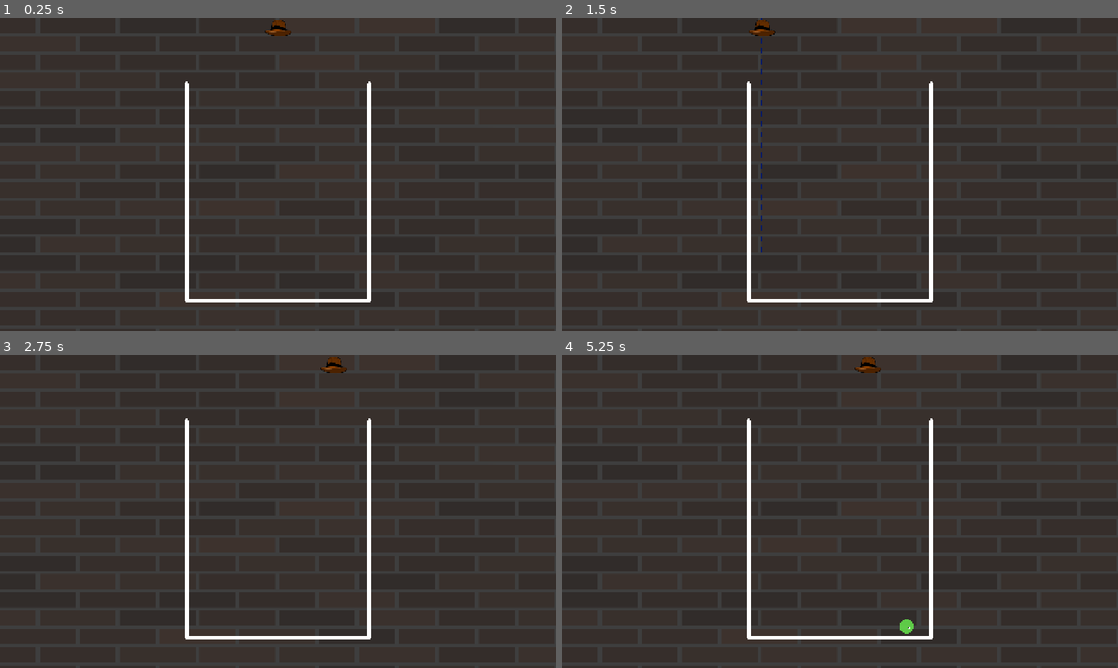
Above: before the commit, frames 1-4 (two rows, left to right).
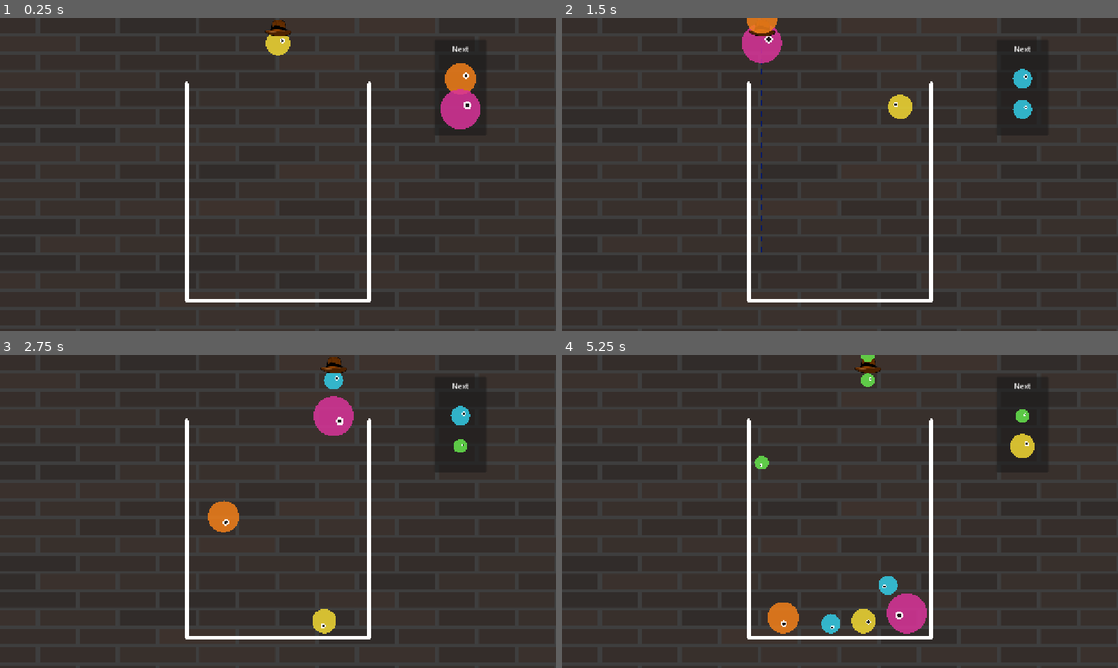
Above: after the commit, the same moments.

Repository: broli/oozecrawler
Game: Godot game, scene res://scenes/Core/main.tscn
Two runs of this game, one before a commit and one after it. Both use one fixed random seed, a clock stepped at 60 frames per second and the inputs below. The project has no main scene, so this scene is started directly.
Inputs (mouse positions are in pixels of both pictures, inside the frame that each line leads up to):
- Up to frame 1 (0.25 s): no input
- Up to frame 2 (1.5 s): tap Enter at 0.5 s; move the mouse to (962, 158) at 0.52 s; click (962, 158) at 0.67 s; move the mouse to (728, 190) at 1.27 s; click (728, 190) at 1.42 s
- Up to frame 3 (2.75 s): move the mouse to (333, 442) at 2.02 s; click (333, 442) at 2.17 s
- Up to frame 4 (5.25 s): move the mouse to (812, 574) at 2.77 s; click (812, 574) at 2.92 s; move the mouse to (1006, 558) at 3.52 s; click (1006, 558) at 3.67 s; move the mouse to (673, 464) at 4.27 s; click (673, 464) at 4.42 s; move the mouse to (867, 511) at 5.02 s; click (867, 511) at 5.17 s

The runs differ from the first frame. In frame 1, 1.4% of the frame differs, in the area x 47-87%, y 5-36%; in frame 2, 1.4%; in frame 3, 1.9%; in frame 4, 2.4%, in the area x 34-85%, y 0-90%.
Error before the commit: Attempt to call function 'update_queue' in base 'null instance' on a null instance. (res://scripts/core/main.gd:36)

Commit message:
feat(ui): add HUD Next queue preview panel

Diff:
--- a/scenes/Core/main.tscn
+++ b/scenes/Core/main.tscn
@@ -4,6 +4,7 @@
 [ext_resource type="Texture2D" uid="uid://bcausjm1dkf6l" path="res://assets/sprites/prototiping/Brick-Texture.svg" id="1_ue2wo"]
 [ext_resource type="PackedScene" uid="uid://ovlqf2paxyyg" path="res://scenes/Core/container.tscn" id="1_x0yl7"]
 [ext_resource type="PackedScene" uid="uid://cpio4edsf1pe1" path="res://scenes/Core/dropper.tscn" id="2_x0yl7"]
+[ext_resource type="Script" uid="uid://c4tyydimprwns" path="res://scripts/core/queue_display.gd" id="5_ddvu7"]
 
 [node name="Main" type="Node2D" unique_id=1972363362]
 script = ExtResource("1_g00m7")
@@ -18,3 +19,27 @@
 
 [node name="Dropper" parent="." unique_id=1659214463 instance=ExtResource("2_x0yl7")]
 position = Vector2(652, -2)
+
+[node name="HUD" type="CanvasLayer" parent="." unique_id=385510701]
+
+[node name="NextSlimePanel" type="Panel" parent="HUD" unique_id=963790192]
+offset_left = 1000.0
+offset_top = 50.0
+offset_right = 1120.0
+offset_bottom = 270.0
+
+[node name="Label" type="Label" parent="HUD/NextSlimePanel" unique_id=998184654]
+layout_mode = 0
+offset_top = 10.0
+offset_right = 120.0
+offset_bottom = 40.0
+text = "Next"
+horizontal_alignment = 1
+
+[node name="QueueDisplay" type="Control" parent="HUD/NextSlimePanel" unique_id=851194529]
+anchors_preset = 0
+offset_left = 60.0
+offset_top = 70.0
+offset_right = 100.0
+offset_bottom = 110.0
+script = ExtResource("5_ddvu7")
--- /dev/null
+++ b/scripts/core/queue_display.gd
@@ -0,0 +1,20 @@
+extends Control
+
+var upcoming_tiers: Array[int] = []
+
+# Called by Main whenever the queue changes
+func update_queue(queue: Array[int]) -> void:
+	upcoming_tiers = queue.duplicate()
+	upcoming_tiers.reverse()
+	queue_redraw() # Requests Godot to call _draw()
+
+func _draw() -> void:
+	# 1. Draw the immediate "Next" slime (index 0)
+	if upcoming_tiers.size() > 0:
+		var next_tier := upcoming_tiers[0]
+		Slime.draw_visual(self, Vector2(0, 20), next_tier)
+
+	# 2. Draw "Next+1" (index 1) further down
+	if upcoming_tiers.size() > 1:
+		var second_tier := upcoming_tiers[1]
+		Slime.draw_visual(self, Vector2(0, 90), second_tier)
Not shown, added: scripts/core/queue_display.gd.uid
